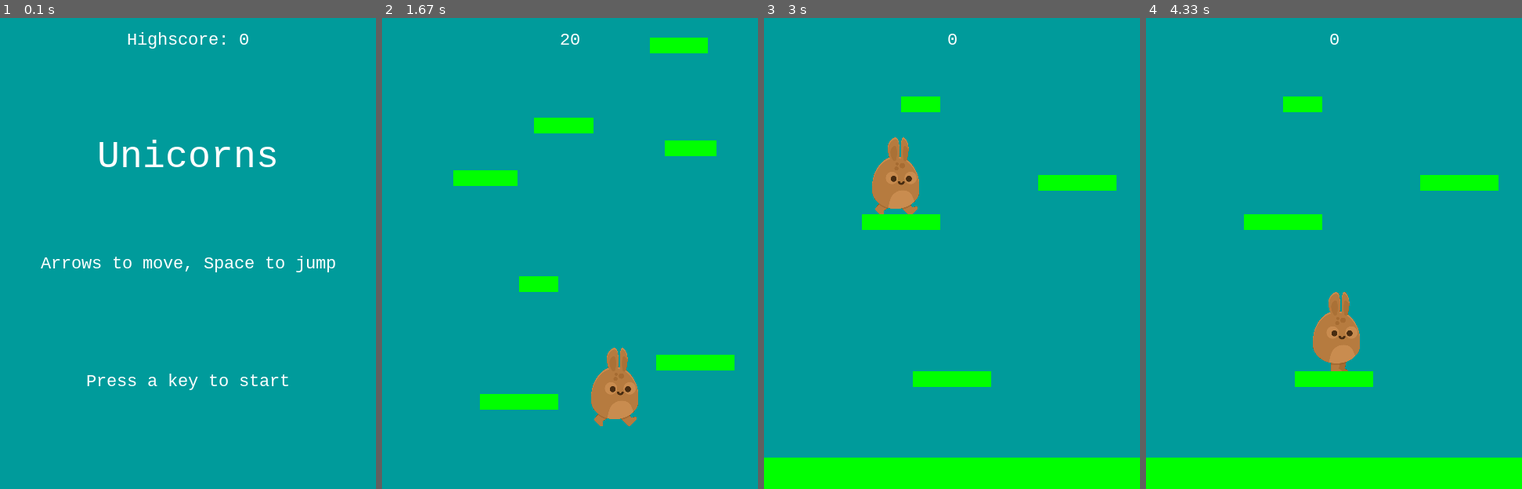
Above: before the commit, frames 1-4 (left to right).
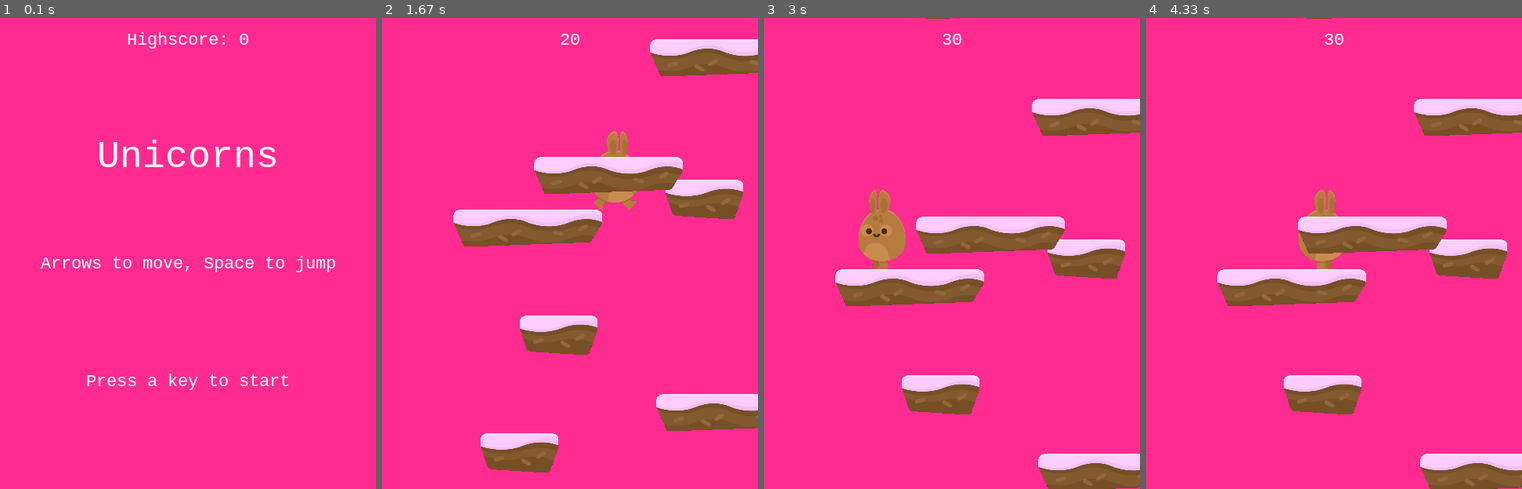
Above: after the commit, the same moments.

Repository: wemmsi/pygame_testprojects
Game: pygame game, started from platformer/main.py
The game is run twice, just before and just after one commit, with the same random seed, the same clock (stepped at 60 frames per second) and the same inputs.
Inputs:
- Up to frame 1 (0.1 s): no input
- Up to frame 2 (1.67 s): hold Right 0.33-0.8 s; tap Space at 0.83 s; hold Right from 1.33 s (still down)
- Up to frame 3 (3 s): release Right at 1.8 s; hold Left 1.83-2.37 s; hold Left 2.4-2.8 s; hold Right from 2.83 s (still down)
- Up to frame 4 (4.33 s): release Right at 3.47 s; hold Left 3.5-3.97 s; hold Right from 4 s (still down)

The runs differ from the first frame. In frame 1, 99% of the frame differs, in the area x 0-100%, y 0-100%; in frame 2, 100%; in frame 3, 100%; in frame 4, 100%.

Commit message:
Added/selected platform images from the spritesheet

Diff:
--- a/platformer/main.py
+++ b/platformer/main.py
@@ -41,7 +41,7 @@
         self.player = Player(self)
         self.all_sprites.add(self.player)
         for plat in PLATFORM_LIST:
-            p = Platform(*plat)
+            p = Platform(self, *plat)
             self. all_sprites.add(p)
             self.platforms.add(p)
         self.run()
@@ -66,18 +66,17 @@
                 self.player.vel.y = 0
         # If player reaches top 1/4 of screen, scroll up
         if self.player.rect.top <= HEIGHT / 4:
-            self.player.pos.y += abs(self.player.vel.y)
+            self.player.pos.y += max(abs(self.player.vel.y), 2)
             for plat in self.platforms:
-                plat.rect.y += abs(self.player.vel.y)
+                plat.rect.y += max(abs(self.player.vel.y), 2)
                 if plat.rect.top >= HEIGHT:
                     plat.kill()
                     self.score += 10
         # Spawn new platforms
         while len(self.platforms) < 7:
             width = random.randrange(50, 100)
-            p = Platform(random.randrange(0, WIDTH - width),
-                         random.randrange(-75, -30),
-                         width, 20)
+            p = Platform(self, random.randrange(0, WIDTH - width),
+                         random.randrange(-75, -30))
             self.platforms.add(p)
             self.all_sprites.add(p)
         # Dieing
--- a/platformer/settings.py
+++ b/platformer/settings.py
@@ -17,11 +17,11 @@
 PLAYER_JUMP = 20
 
 # Starting platforms
-PLATFORM_LIST = [(0, HEIGHT - 40, WIDTH, 40),
-                (WIDTH / 2 -50, HEIGHT * 3 / 4, 100, 20),
-                (125, HEIGHT - 350, 100, 20),
-                (350, 200, 100, 20),
-                (175, 100, 50, 20)]
+PLATFORM_LIST = [(0, HEIGHT - 40),
+                (WIDTH / 2 -50, HEIGHT * 3 / 4 - 50),
+                (125, HEIGHT - 350),
+                (350, 200),
+                (175, 100)]
 
 # Define colours
 WHITE = (255, 255, 255)
@@ -31,4 +31,6 @@
 BLUE = (0, 0, 255)
 YELLOW = (255, 255, 0)
 LIGHTBLUE = (0, 155, 155)
-BGCOLOR = LIGHTBLUE
+LIGHTPINK = (255, 198, 233)
+PINK = (255, 43, 145)
+BGCOLOR = PINK
--- a/platformer/sprites.py
+++ b/platformer/sprites.py
@@ -1,6 +1,7 @@
 # Sprite classes for platform game
 import pygame as pg
 from settings import *
+from random import choice
 
 vec = pg.math.Vector2
 
@@ -16,7 +17,9 @@
         image = pg.transform.scale(image, (width // 2, height // 2))
         return image
 
+
 class Player(pg.sprite.Sprite):
+    """All player related actions/definitions are defined here"""
     def __init__(self, game):
         pg.sprite.Sprite.__init__(self)
         self.game = game
@@ -108,10 +111,14 @@
 
 
 class Platform(pg.sprite.Sprite):
-    def __init__(self, x, y, w, h):
+    """Platforms are defined here"""
+    def __init__(self, game, x, y):
         pg.sprite.Sprite.__init__(self)
-        self.image = pg.Surface((w, h))
-        self.image.fill(GREEN)
+        self.game = game
+        images = [self.game.spritesheet.get_image(0, 576, 380, 94),
+                  self.game.spritesheet.get_image(218, 1456, 201, 100)]
+        self.image = choice(images)
+        self.image.set_colorkey(BLACK)
         self.rect = self.image.get_rect()
         self.rect.x = x
         self.rect.y = y
